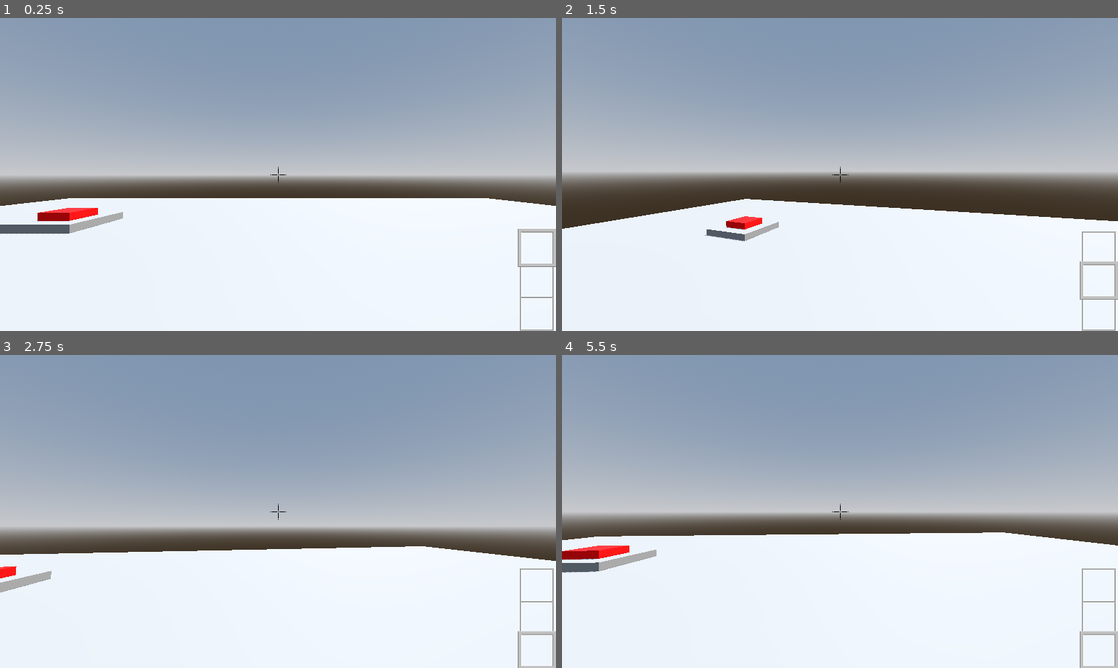
Above: before the commit, frames 1-4 (two rows, left to right).
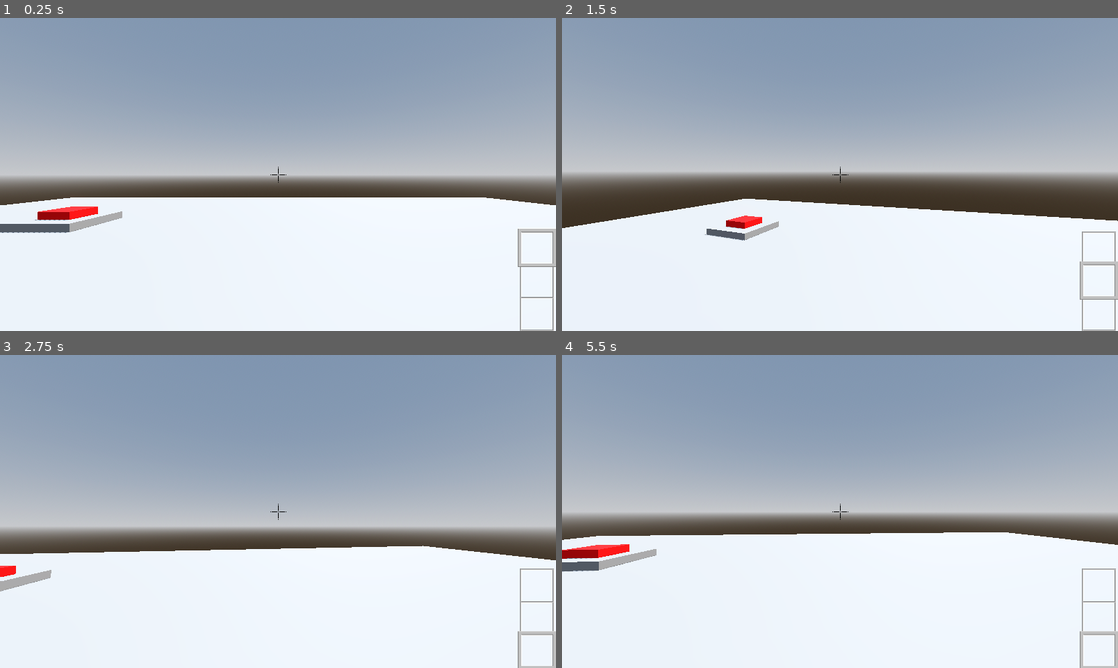
Above: after the commit, the same moments.

Repository: Stevenso2/Karson
Game: Godot game, scene res://assets/World.tscn
Two runs of this game, one before a commit and one after it. Both use one fixed random seed, a clock stepped at 60 frames per second and the inputs below.
Inputs (mouse positions are in pixels of both pictures, inside the frame that each line leads up to):
- Up to frame 1 (0.25 s): no input
- Up to frame 2 (1.5 s): tap Enter (Enter) at 0.5 s; move the mouse to (867, 174) at 0.52 s; tap 1 (1) at 0.6 s; tap 2 (2) at 0.8, 1.35 s; tap Space (U) at 1.25 s; move the mouse to (812, 174) at 1.27 s
- Up to frame 3 (2.75 s): tap 3 (3) at 1.55, 2.1 s; move the mouse to (289, 505) at 2.02 s; tap 5 (5) at 2.3 s
- Up to frame 4 (5.5 s): tap Enter (Enter) at 2.75, 5 s; move the mouse to (834, 517) at 2.77 s; tap 5 (5) at 2.85 s; tap 6 (6) at 3.05, 3.6 s; tap Space (U) at 3.5 s; move the mouse to (878, 514) at 3.52 s; tap 8 (8) at 3.8, 4.35 s; move the mouse to (795, 508) at 4.27 s; tap S (B) at 4.55, 5.1 s; move the mouse to (845, 511) at 5.02 s; tap W (F) at 5.3 s

The runs differ from the first frame. In frame 1, 0.5% of the frame differs, in the area x 0-100%, y 57-70%; in frame 2, 0.3%; in frame 3, 0.2%; in frame 4, 0.4%.

Commit message:
cam_DEV and cam fix
- a very lil fix to the cam_DEV and the normal cam, now switching between both works fine 

Note:
it works only "fine", the cam angle only gets reset when you move the mouse

Diff:
--- a/scrips/player.gd
+++ b/scrips/player.gd
@@ -69,11 +69,11 @@
 		camera_3d.position.y = NORMAL_HEIGHT  # Reset camera position
 
 func _physics_process(delta: float) -> void:
+	#Only Remove "global.DEV" when it is not needed anymore [finally this is fixed god]
 	if not global.pause and not global.DEV:
-		#WHY IS THIS FIXING THE DEVCAM BUG AAAAAAAAAAAAAAAAAAAAAAAAAAAAAAAA [note 1 hour later: i dont wanna do this anymore, i think there is a easy fix but i am tryin for the past 2hours :C]
-		camera_3d.position.y = 1.68
-		camera_3d.position.x = 0
-		camera_3d.position.z = -0.162
+		if not is_sliding and not global.DEV and not is_crouching: #idk to why i need to add "and not global.DEV" here. but it is fixing the cam for now. which is good
+			camera_3d.position = Vector3(0,1.65,-0.165)
+			camera_3d.rotation.y = 0
 
 		#Still Sliding test
 		# Adjust camera height based on sliding state
